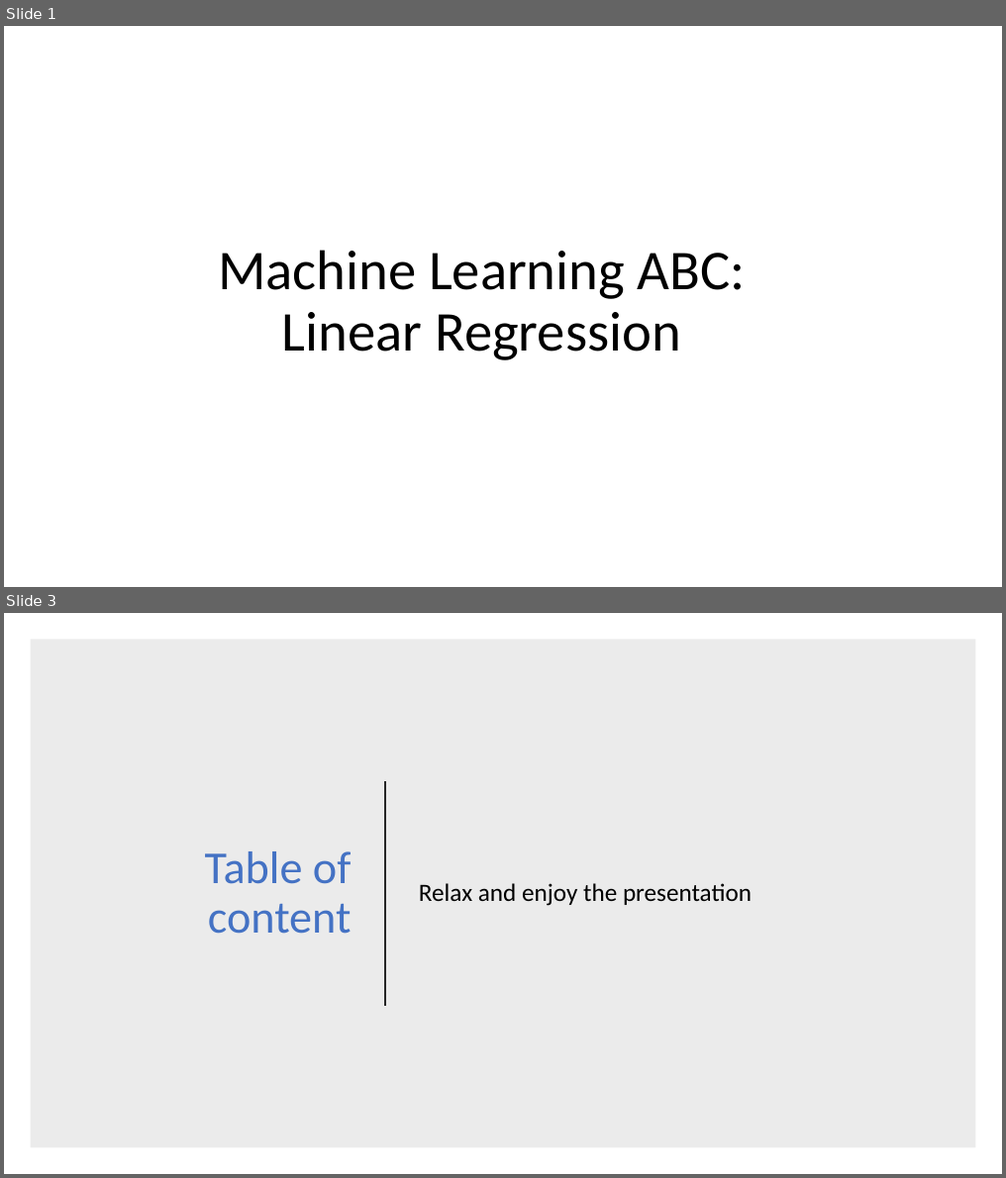
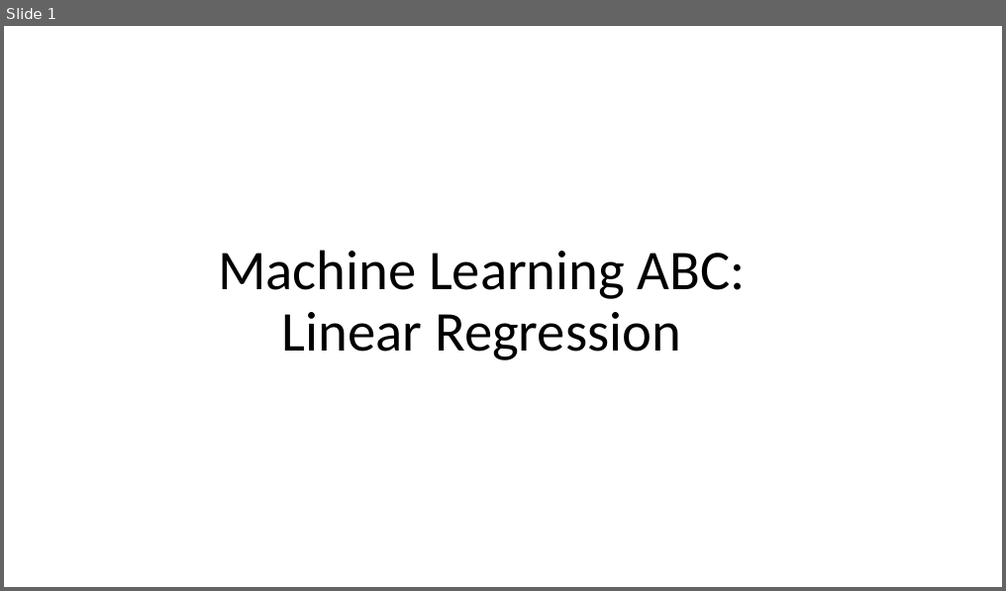
Before and after one commit to lekhasy/ML-presentation, a slide deck: presentation.pptx. Shown one above the other, each under a label of ours: slides 1 and 3 before the commit, slide 1 after it; the slides between them are not shown. The pictures are 1006x1178 and 1006x591 pixels, drawn with LibreOffice and Linux fonts; fonts in the diff are those of the drawing. Boxes give left, top, right and bottom in pixels: in the first picture for what was removed or moved away, otherwise in the second. Text is boxed around its words. In the diff, an @@ line names an element or a change of style, - is before the commit and + after.

```diff
--- a/presentation.pptx
+++ b/presentation.pptx
@@ slide 3 removed at bbox=[4, 613, 1002, 1174], background #FFFFFF @@
@@ rectangle removed at bbox=[30, 639, 976, 1149] @@
@@ line removed from (385, 781) to (385, 1006) @@
@@ title removed at bbox=[205, 852, 351, 934] @@
-Table of content
@@ text removed at bbox=[419, 883, 751, 906] @@
-Relax and enjoy the presentation
```
Also in this commit, not shown: 4 slides changed, 8 slides added, 1 other slide removed.
